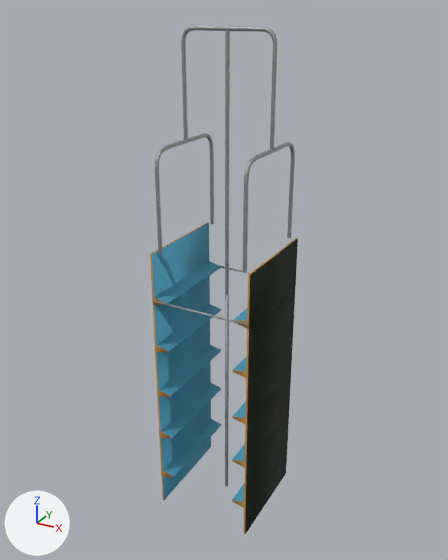
The glTF model Assets/Vertical_Stairs/Vertical_Stairs.glb: old version first, new version second.
Before and after are seen from a camera (50 mm lens) standing at (2.78, -5.65, 2.18) and looking at (-0.05, -0.51, -0.39). Arrows for +X, +Y and +Z are at lower left; the lights stay in place. Vertices at the same position are counted once.

In view in the first picture: 'Vertical_Stairs_Bottom', 'Vertical_Stairs_Step', 'Vertical_Stairs_Top'.
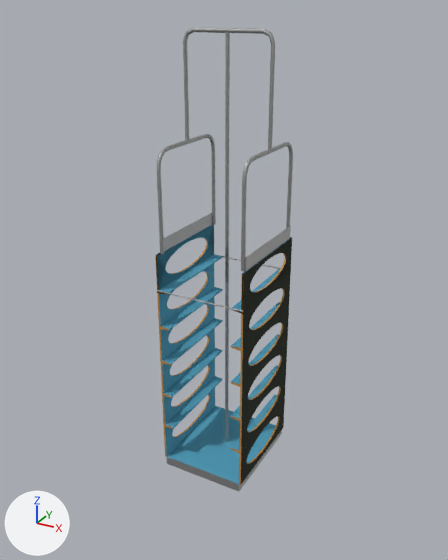
Patch to the scene script:
```diff
--- a/Assets/Vertical_Stairs/Vertical_Stairs.glb.py
+++ b/Assets/Vertical_Stairs/Vertical_Stairs.glb.py
@@ me_cube_004 @@
 # used by ob_vertical_stairs_step; location = (0.0, 0.0, 0.0)
-me_cube_004.from_pydata(...)  # 88 vertices, 140 faces; spans x -0.538..0.538, y -1.103..0.022, z -0.54..0.0
+me_cube_004.from_pydata(...)  # 396 vertices, 776 faces; spans x -0.475..0.475, y -1.103..0.022, z -0.4..0.0
+# me_cube_004 part 2: the loose piece of 16 vertices spanning x 0.37..0.538, y -1.09..0.01, z -0.54..0.0 is rebuilt with 160 vertices and now spans x 0.347..0.475, y -1.09..0.01, z -0.4..0.0
+# me_cube_004 part 3: the loose piece of 16 vertices spanning x -0.538..-0.37, y -1.09..0.01, z -0.54..0.0 is rebuilt with 160 vertices and now spans x -0.475..-0.347, y -1.09..0.01, z -0.4..0.0
+# me_cube_004 part 4: a new loose piece of 30 vertices spanning x -0.475..0.475, y -1.103..-1.083, z -0.379..-0.365, in mat_metal_aluminum (grey #adadad)
+# me_cube_004 part 5: a new loose piece of 30 vertices spanning x -0.475..0.475, y 0.002..0.022, z -0.379..-0.365, in mat_metal_aluminum (grey #adadad)
+# me_cube_004 part 6: the loose piece of 20 vertices spanning x -0.536..0.536, y -1.103..-1.083, z -0.509..-0.49 is deleted
+# me_cube_004 part 7: the loose piece of 20 vertices spanning x -0.536..0.536, y 0.002..0.022, z -0.509..-0.49 is deleted
+# me_cube_004 part 8
+# 12 vertices are removed from x -0.02..0.019, y -0.544..-0.504, z -0.54..0.0
+# 16 faces are deleted
+# 1 vertex moves within x 0.015, y -0.536, z 0.0
+# 12 vertices are added at x -0.019..0.018, y -0.544..-0.504, z -0.4..0.0
+# 16 new faces join them, mat_metal_aluminum (grey #adadad)
+# me_cube_004 part 9: the surface is now shaded flat
 me_cube_004.materials.append(mat_caramel_matte)
@@ me_cube_009 @@
 # used by ob_vertical_stairs_top; location = (0.0, 0.0, 0.0)
-me_cube_009.from_pydata(...)  # 712 vertices, 1328 faces; spans x -0.48..0.48, y -1.05..0.0, z 0.0..2.03
+me_cube_009.from_pydata(...)  # 488 vertices, 872 faces; spans x -0.47..0.47, y -1.05..0.0, z 0.0..2.01
+# me_cube_009 part 1: 12 vertices moved within x -0.45..0.47, y -1.04..-0.01, z 0.0..1.0; 668 vertices removed from x -0.48..0.48, y -1.05..0.0, z 0.0..2.03; 444 vertices added at x -0.47..0.47, y -1.05..0.0, z 0.0..2.01
 me_cube_009.materials.append(mat_metal_aluminum)
@@ me_cube_008 @@
+me_cube_008.from_pydata(...)  # 1748 vertices, 3436 faces; spans x -0.48..0.48, y -1.09..0.01, z -2.5..0.0
+# faces by material slot: [1680, 524, 1206, 26]
+me_cube_008.materials.append(mat_caramel_matte)  # orange #bb873d
+me_cube_008.materials.append(mat_avocado_matte)  # black #0e1902
+me_cube_008.materials.append(mat_bluestone_matte)  # cyan #4e9ebb
+me_cube_008.materials.append(mat_metal_aluminum)  # grey #adadad
@@ ob_vertical_stairs_bottom @@
-ob_vertical_stairs_bottom = bpy.data.objects.new('Vertical_Stairs_Bottom', me_cube_010)
-ob_vertical_stairs_bottom.location = (0.0, 0.0, -0.55)
@@ ob_vertical_stairs_end @@
+ob_vertical_stairs_end = bpy.data.objects.new('Vertical_Stairs_End', me_cube_008)
+ob_vertical_stairs_end.location = (0.0, 0.0, 0.0)
```

Pixel boxes [x1, y1, x2, y2] of what changed, in the pictures (448 x 560 px; the box of a moved part takes in the faces that stretch with it):
'Vertical_Stairs_Bottom', deleted
    before: [153, 276, 295, 534]
    faces in mat_bluestone_matte (cyan #4e9ebb): [154, 276, 247, 502]
    faces in mat_avocado_matte (black #0e1902): [245, 287, 295, 534]
    faces in mat_caramel_matte (orange #bb873d): [153, 305, 249, 534]
    faces in mat_metal_aluminum (grey #adadad): [225, 295, 229, 487]
'Vertical_Stairs_End', added
    after: [156, 225, 292, 491]
    faces in mat_bluestone_matte (cyan #4e9ebb): [157, 225, 291, 484]
    faces in mat_avocado_matte (black #0e1902): [159, 226, 292, 484]
    faces in mat_caramel_matte (orange #bb873d): [156, 237, 292, 485]
    faces in mat_metal_aluminum (grey #adadad): [166, 246, 282, 491]
'Vertical_Stairs_Top', reshaped
    before: [155, 26, 295, 271]
    after: [157, 27, 293, 271]
'Vertical_Stairs_Step', reshaped (7% narrower, 19% shorter)
    before: [150, 222, 298, 329]
    after: [155, 226, 292, 313]
part 2 of me_cube_004, rebuilt
    before: [234, 238, 298, 329]
    after: [237, 239, 292, 313]
part 3 of me_cube_004, rebuilt (19% shorter)
    before: [150, 222, 221, 305]
    after: [155, 226, 223, 293]
part 4 of me_cube_004, added
    after: [157, 290, 243, 312]
part 5 of me_cube_004, added
    after: [217, 255, 281, 269]
part 6 of me_cube_004, deleted
    before: [152, 300, 249, 326]
part 7 of me_cube_004, deleted
    before: [221, 266, 251, 274]
part 8 of me_cube_004, moved or reshaped
    before: [225, 246, 229, 295]
    after: [225, 247, 229, 282]
